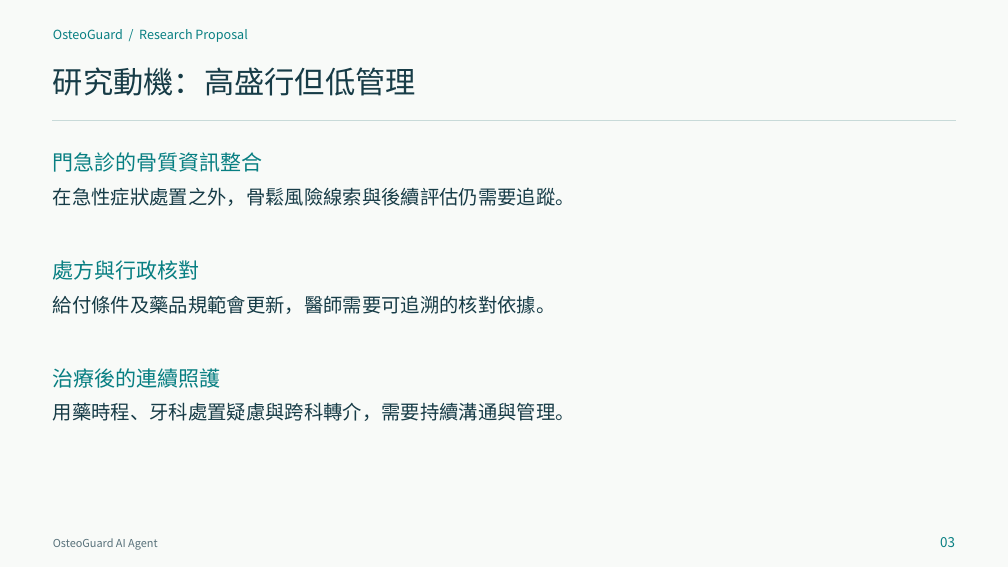
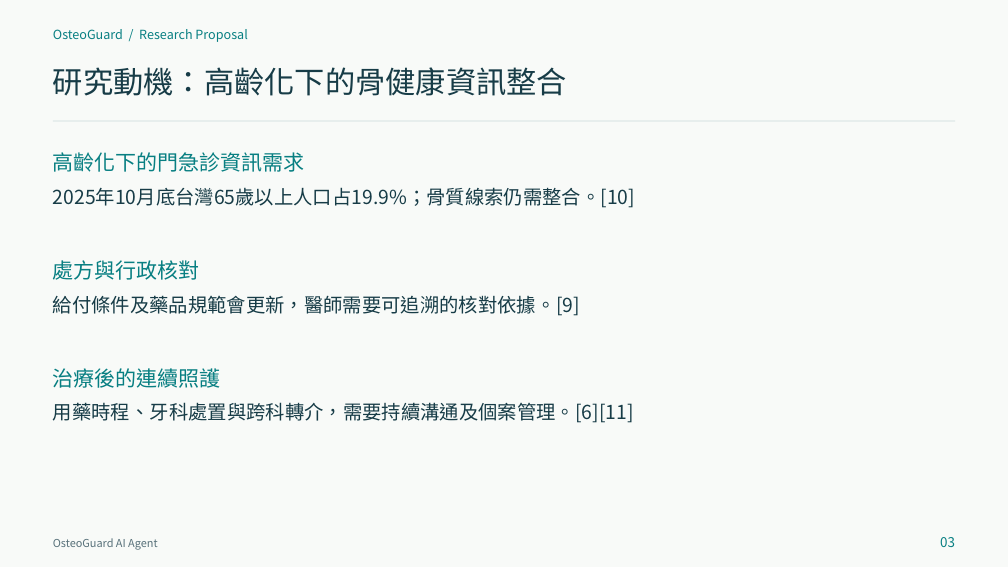
Before and after one commit to contemplator/nchu-bone-health-agent, a slide deck: slide 3 of output/OsteoGuard_Proposal_20261102.pptx. Drawn at 1008x567 pixels with LibreOffice and Linux fonts; fonts in the diff are those of the drawing. Boxes give left, top, right and bottom in pixels: in the first picture for what was removed or moved away, otherwise in the second. Text is boxed around its words. In the diff, an @@ line names an element or a change of style, - is before the commit and + after.

```diff
--- a/output/OsteoGuard_Proposal_20261102.pptx
+++ b/output/OsteoGuard_Proposal_20261102.pptx
@@ text at [53,67,567,96]: text changed @@
-研究動機：高盛行但低管理
+研究動機：高齡化下的骨健康資訊整合
@@ line (53, 121) - (955, 121): stroke #C8DAD9 0.75 pt to #C8DAD9 1 pt @@
@@ text at [53,152,305,172]: text changed @@
-門急診的骨質資訊整合
+高齡化下的門急診資訊需求
@@ text at [53,187,635,208]: text changed @@
-在急性症狀處置之外，骨鬆風險線索與後續評估仍需要追蹤。
+2025年10月底台灣65歲以上人口占19.9%；骨質線索仍需整合。[10]
@@ text at [53,295,580,316]: text changed @@
-給付條件及藥品規範會更新，醫師需要可追溯的核對依據。
+給付條件及藥品規範會更新，醫師需要可追溯的核對依據。[9]
@@ text at [53,402,634,423]: text changed @@
-用藥時程、牙科處置疑慮與跨科轉介，需要持續溝通與管理。
+用藥時程、牙科處置與跨科轉介，需要持續溝通及個案管理。[6][11]
```
Also in this commit, not shown: 28 other slides changed, 6 slides added, 6 slides removed, 7 other files.
